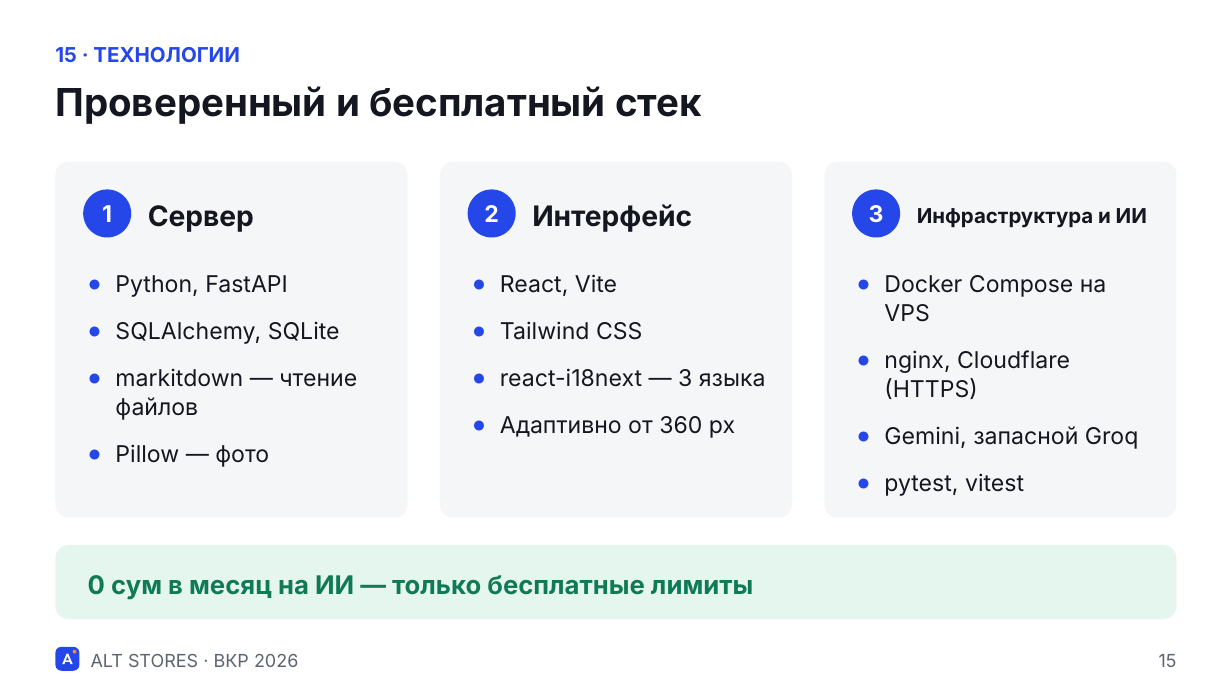
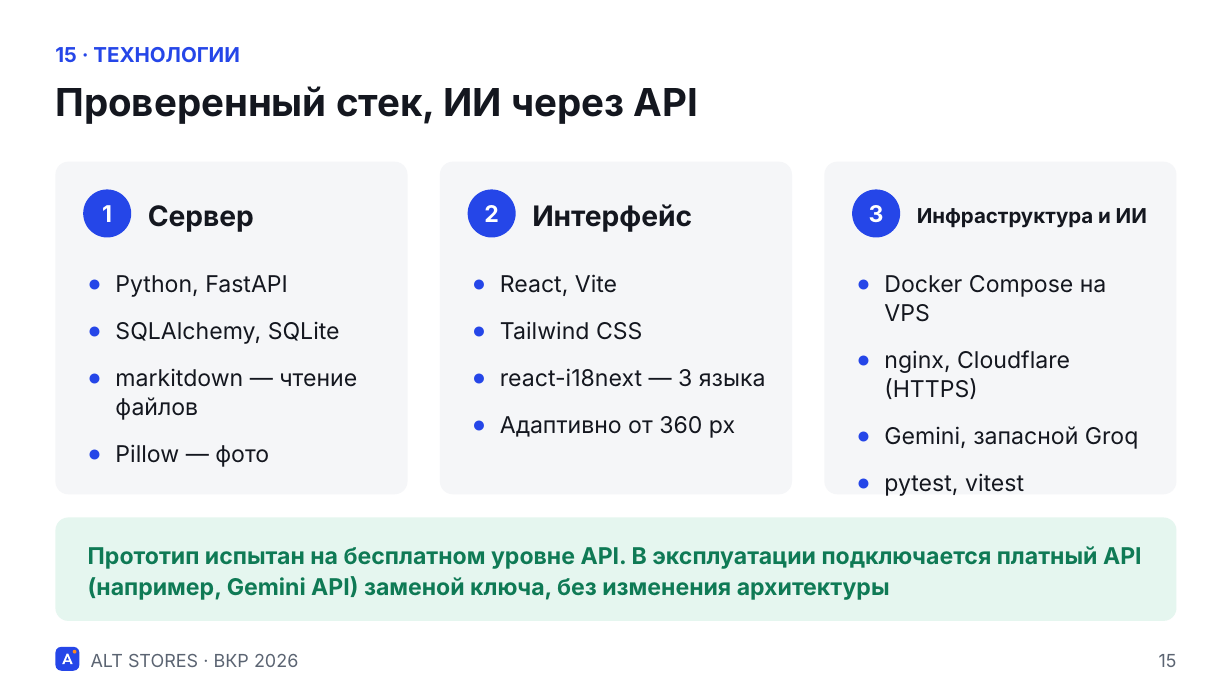
Before and after one commit to AzizArgon/alt-stores, a slide deck: slide 15 of docs/presentation/ALT_STORES_defense.pptx. Drawn at 1232x693 pixels with LibreOffice and Linux fonts; fonts in the diff are those of the drawing. Boxes give left, top, right and bottom in pixels: in the first picture for what was removed or moved away, otherwise in the second. Text is boxed around its words. In the diff, an @@ line names an element or a change of style, - is before the commit and + after.

```diff
--- a/docs/presentation/ALT_STORES_defense.pptx
+++ b/docs/presentation/ALT_STORES_defense.pptx
@@ text at (55,86,697,124): text changed @@
-Проверенный и бесплатный стек
+Проверенный стек, ИИ через API
@@ rounded rectangle: place and size @@
-rounded rectangle at (55,162,408,518)
+rounded rectangle at (55,162,408,494)
@@ rounded rectangle: place and size @@
-rounded rectangle at (440,162,792,518)
+rounded rectangle at (440,162,792,494)
@@ rounded rectangle: place and size @@
-rounded rectangle at (824,162,1177,518)
+rounded rectangle at (824,162,1177,494)
@@ proportions changed in 4 elements at (55,162,408,494), (440,162,792,494), (824,162,1177,494), (55,518,1177,621) @@
@@ rounded rectangle: place and size @@
-rounded rectangle at (55,545,1177,619)
+rounded rectangle at (55,518,1177,621)
@@ text at (88,546,1142,600): text changed; size 20 to 18 pt @@
-0 сум в месяц на ИИ — только бесплатные лимиты
+Прототип испытан на бесплатном уровне API. В эксплуатации подключается платный API (например, Gemini API) заменой ключа, без изменения архитектуры
```
Also in this commit, not shown: 12 other slides changed, 3 slides removed, 25 other files.
